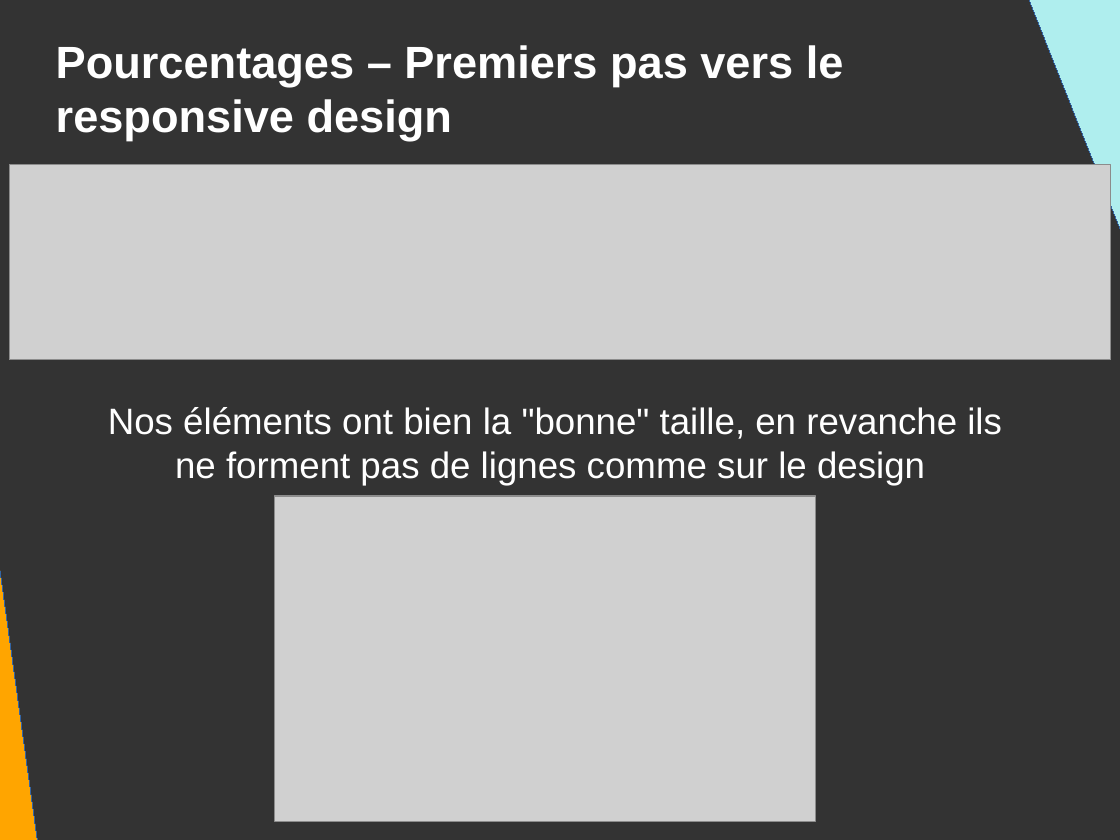
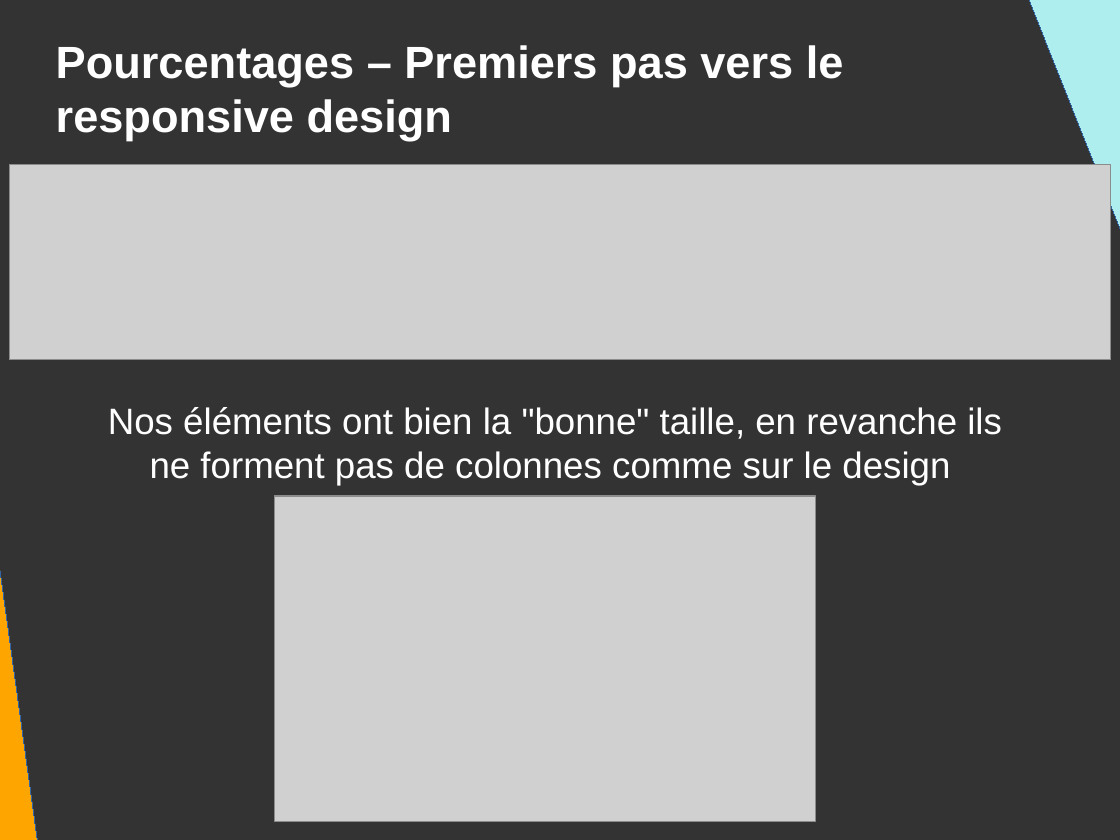
Before and after one commit to DanYellow/presentations, a slide deck: slide 138 of mmi/html/travaux-pratiques/numero-2/presentation.odp (slide 123 before the commit). Drawn at 1120x840 pixels with LibreOffice and Linux fonts; fonts in the diff are those of the drawing; grey boxes stand for pictures. Boxes give left, top, right and bottom in pixels: in the first picture for what was removed or moved away, otherwise in the second. Text is boxed around its words. In the diff, an @@ line names an element or a change of style, - is before the commit and + after.

```diff
--- a/mmi/html/travaux-pratiques/numero-2/presentation.odp
+++ b/mmi/html/travaux-pratiques/numero-2/presentation.odp
@@ title at (108,407,1002,485): text changed @@
-Nos éléments ont bien la "bonne" taille, en revanche ils ne forment pas de lignes comme sur le design
+Nos éléments ont bien la "bonne" taille, en revanche ils ne forment pas de colonnes comme sur le design
```
Also in this commit, not shown: 5 other slides changed, 16 slides added, 1 slide removed, 4 other files.
